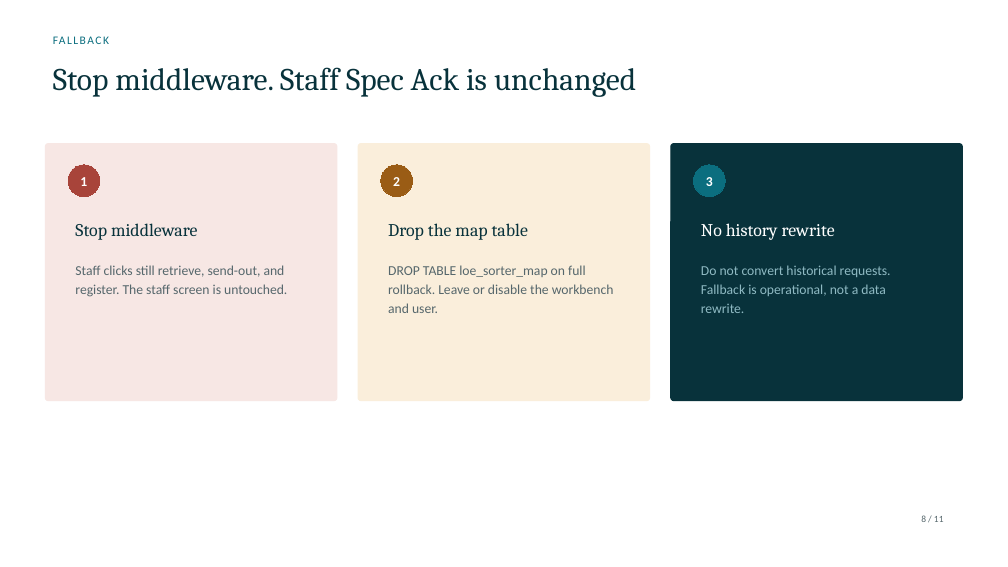
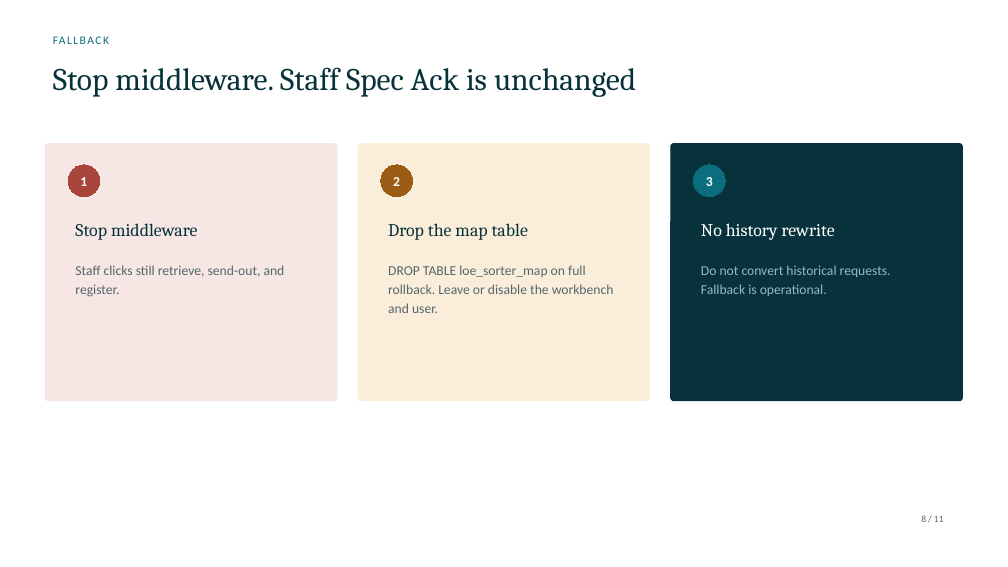
Before and after one commit to DragonChong/HA-Notes, a slide deck: slide 8 of SDLC/Projects/TMP-specimen-sorter-api — Specimen Sorter API/assets/Specimen Sorter API.pptx. Drawn at 1008x567 pixels with LibreOffice and Linux fonts; fonts in the diff are those of the drawing. Boxes give left, top, right and bottom in pixels: in the first picture for what was removed or moved away, otherwise in the second. Text is boxed around its words. In the diff, an @@ line names an element or a change of style, - is before the commit and + after.

```diff
--- a/SDLC/Projects/TMP-specimen-sorter-api — Specimen Sorter API/assets/Specimen Sorter API.pptx
+++ b/SDLC/Projects/TMP-specimen-sorter-api — Specimen Sorter API/assets/Specimen Sorter API.pptx
@@ text at [75,265,285,297]: text changed @@
-Staff clicks still retrieve, send-out, and register. The staff screen is untouched.
+Staff clicks still retrieve, send-out, and register.
@@ text at [701,265,891,296]: text changed @@
-Do not convert historical requests. Fallback is operational, not a data rewrite.
+Do not convert historical requests. Fallback is operational.
```
Also in this commit, not shown: 4 other slides changed, 4 slides added, 4 slides removed, 4 other files.
